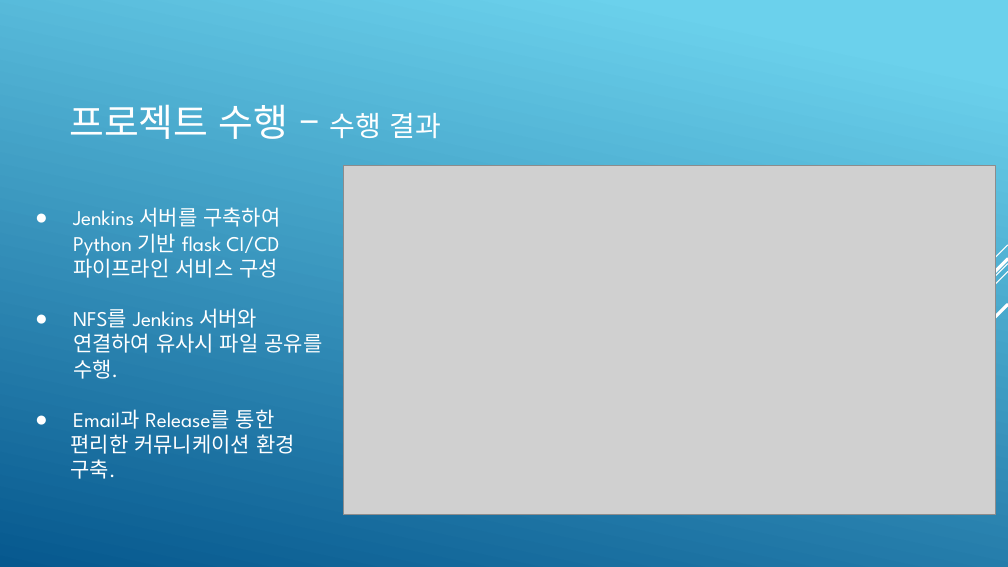
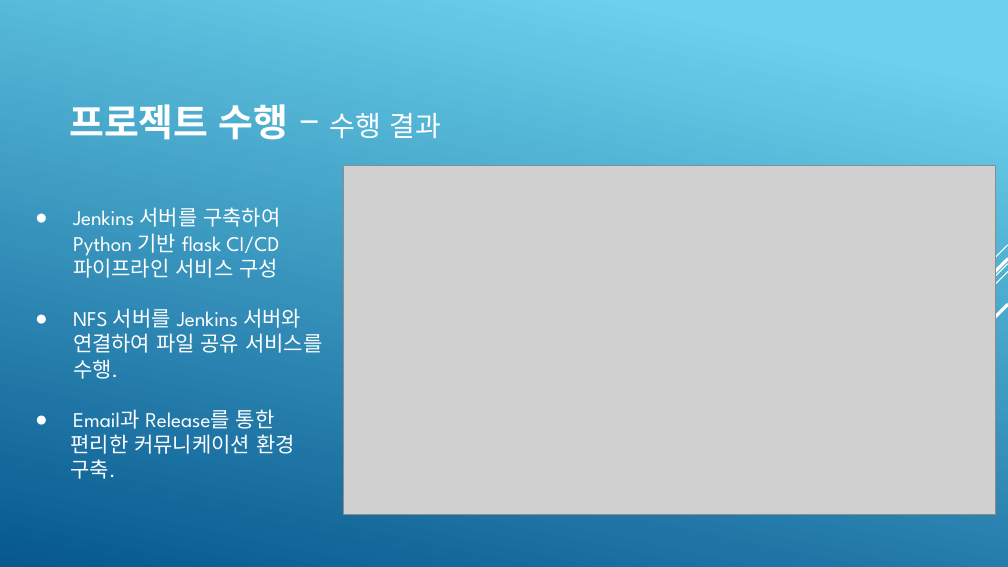
Before and after one commit to KimJeongHoon190/First_Project, a slide deck: slide 7 of 제출자료/최종 발표 프레젠테이션(김정훈).pptx. Drawn at 1008x567 pixels with LibreOffice and Linux fonts; fonts in the diff are those of the drawing; grey boxes stand for pictures. Boxes give left, top, right and bottom in pixels: in the first picture for what was removed or moved away, otherwise in the second. Text is boxed around its words. In the diff, an @@ line names an element or a change of style, - is before the commit and + after.

```diff
--- a/제출자료/최종 발표 프레젠테이션(김정훈).pptx
+++ b/제출자료/최종 발표 프레젠테이션(김정훈).pptx
@@ title "프로젝트 수행 – 수행 결과" at bbox=[69, 104, 441, 140]: bold on in "프로젝트 수행" @@
@@ text at bbox=[73, 308, 322, 379]: text changed @@
-● NFS를 Jenkins 서버와 연결하여 유사시 파일 공유를 수행.
+● NFS 서버를 Jenkins 서버와 연결하여 파일 공유 서비스를 수행.
```
Also in this commit, not shown: 14 other slides changed, 1 slide added, 1 slide removed.
